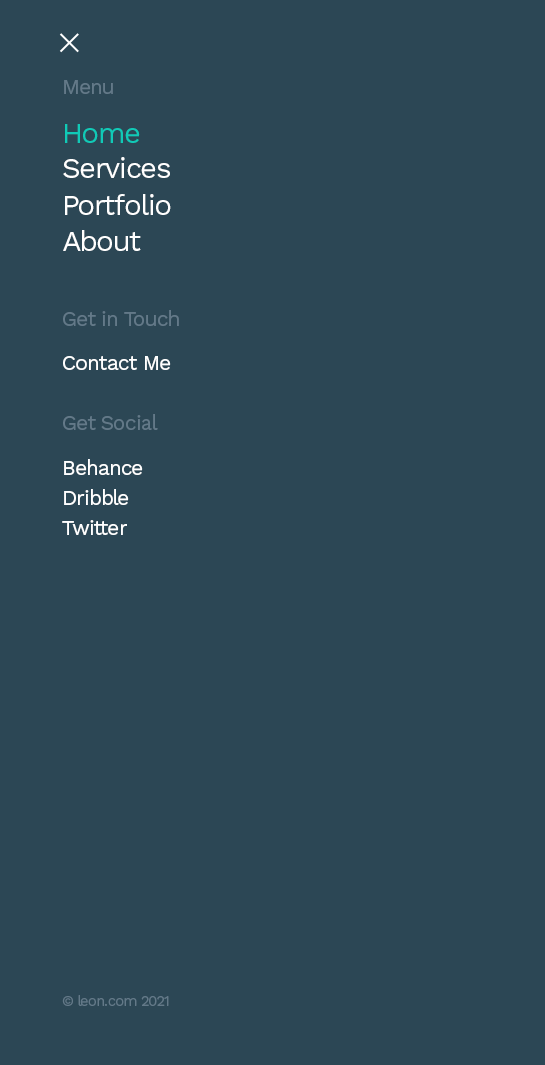
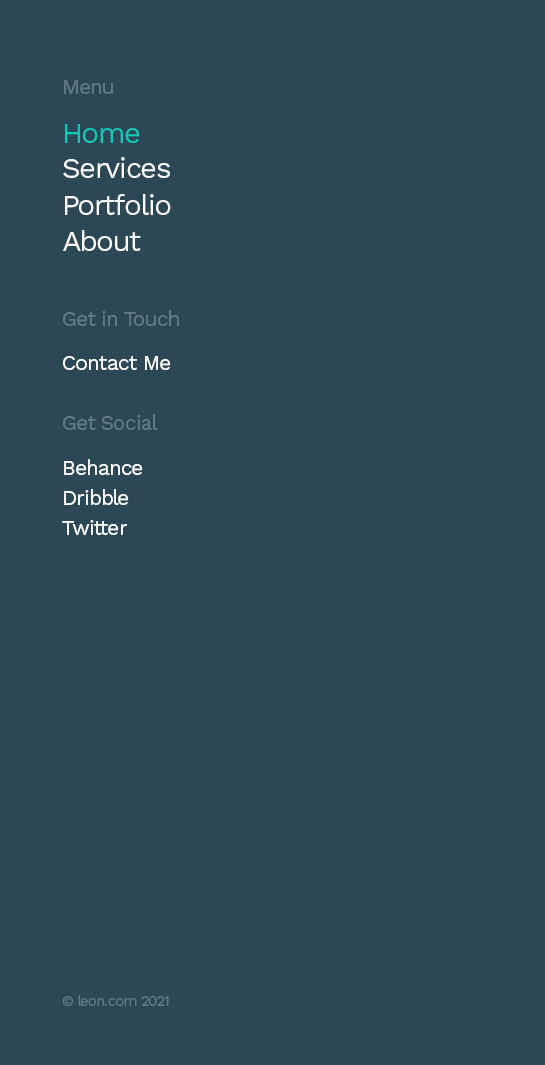
Revision of a layered (545, 1065) image; what changed, layer by layer:
removed layer "Close Icon" over [59, 33, 79, 53]
